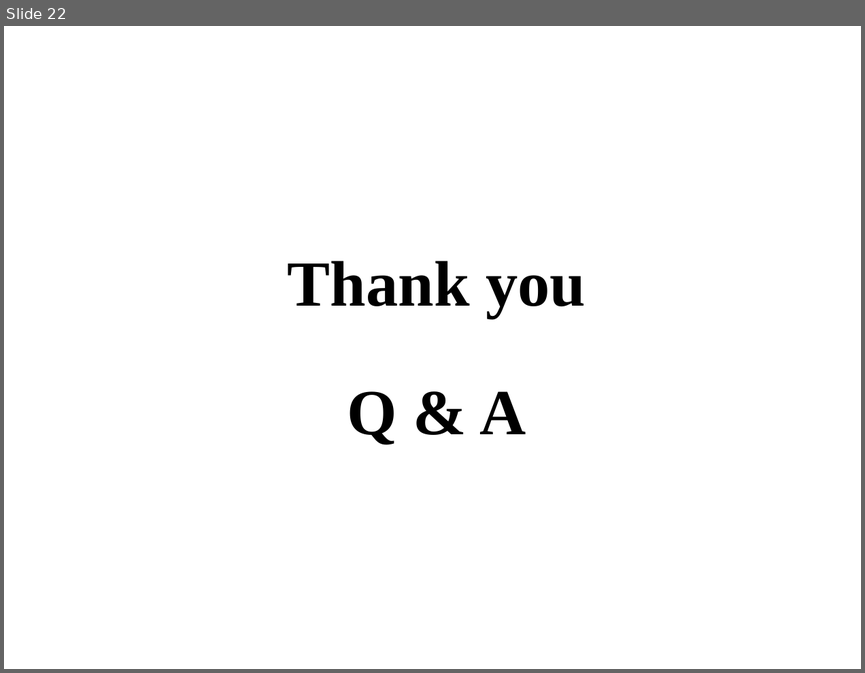
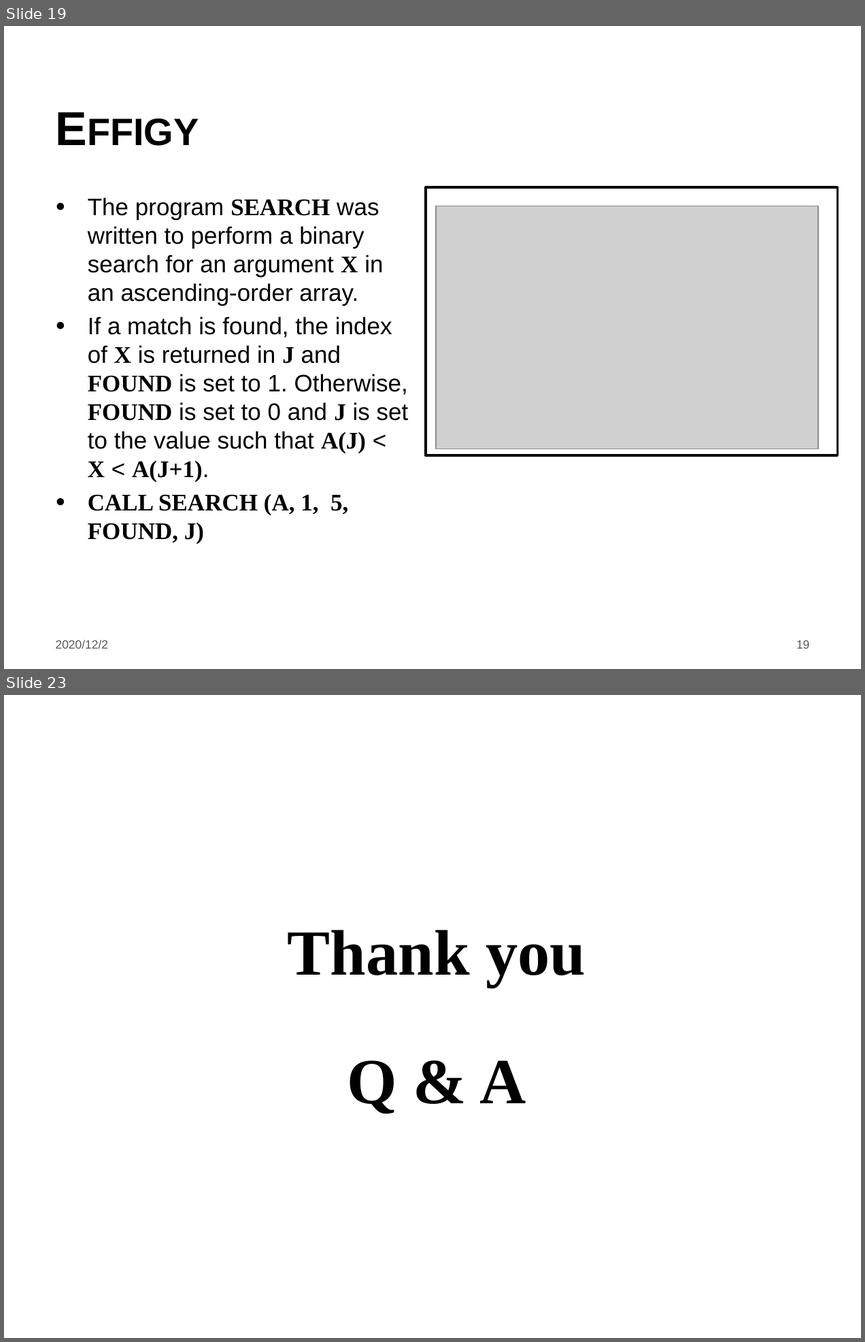
Before and after one commit to LintianShi/Research-Proposal, a slide deck: Symbolic_execution.pptx. Shown one above the other, each under a label of ours: slide 22 before the commit, slides 19 and 23 after it; the slides between them are not shown. The pictures are 865x673 and 865x1342 pixels, drawn with LibreOffice and Linux fonts; fonts in the diff are those of the drawing; grey boxes stand for pictures; background and template pictures are left out. Boxes give left, top, right and bottom in pixels: in the first picture for what was removed or moved away, otherwise in the second. Text is boxed around its words. In the diff, an @@ line names an element or a change of style, - is before the commit and + after.

```diff
--- a/Symbolic_execution.pptx
+++ b/Symbolic_execution.pptx
@@ slide 19 added at (4, 26, 861, 669), background #FFFFFF @@
@@ title added at (47, 37, 753, 159), 40 pt, text #000000, bold, small capitals @@
+Effigy
@@ rectangle added at (426, 187, 837, 455), outline #000000 2 pt @@
@@ text added at (88, 197, 409, 543), 20 pt, text #000000 @@
+● The program SEARCH was written to perform a binary search for an argument X in an ascending-order array.
+● If a match is found, the index of X is returned in J and FOUND is set to 1. Otherwise, FOUND is set to 0 and J is set to the value such that A(J) < X < A(J+1).
+● CALL SEARCH (A, 1, 5, FOUND, J)
@@ picture added at (436, 206, 818, 448) @@
@@ text added at (56, 639, 109, 648), 10 pt, text #595959 @@
+2020/12/2
@@ page number added at (796, 640, 809, 648), 10 pt, text #595959 @@
+19
@@ what was slide 22 is now slide 23 @@
```
Also in this commit, not shown: 19 slides changed.
